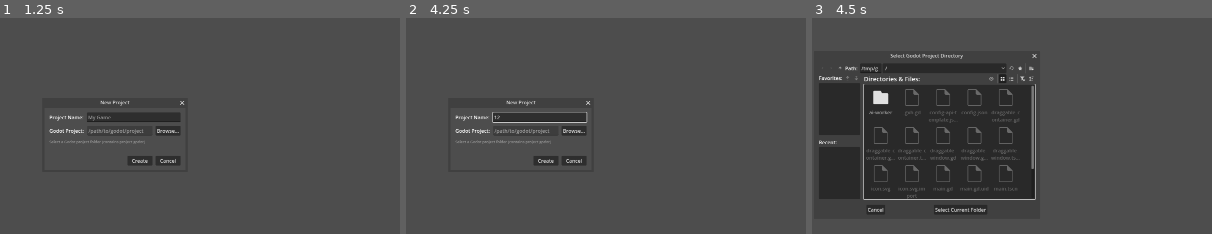
Above: before the commit, frames 1-3 (left to right).
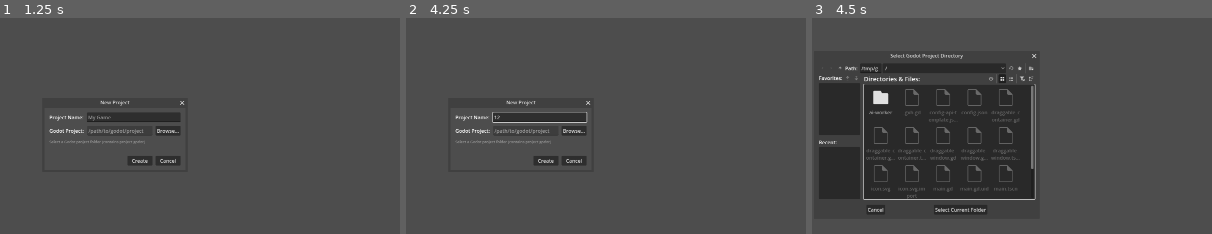
Above: after the commit, the same moments.

Repository: Zycroft/GameGen
Game: Godot game, scene res://main.tscn
Same seed, same stepped clock (60 frames per second), same inputs: the game is played once before the commit and once after it.
Inputs (mouse positions are % of the whole screen's width and height, from its top left):
- Up to frame 1 (1.25 s): click "New" at 0.5 s
- Up to frame 2 (4.25 s): click (52, 46) at 1.27 s; type "12" at 1.35 s; click "New" at 2 s; click "−" at 2.75 s; click "Project" at 3.5 s
- Up to frame 3 (4.5 s): click "Browse..." at 4.25 s
The pictures show only the part of the screen within x 36-86%, y 23-73%; the shares and areas given below are measured in that part.

Frames 1-2 are identical in both runs. In frame 3, 0.4% of the frame differs, in the area x 44-57%, y 16-85%.

Commit message:
Increase GameGen window width by 10%
Changed viewport_width from 2746 to 3021 pixels for more horizontal space.

🤖 Generated with [Claude Code](https://claude.com/claude-code)

Co-Authored-By: Claude Opus 4.5 <noreply@anthropic.com>

Diff:
--- a/project.godot
+++ b/project.godot
@@ -17,7 +17,7 @@
 
 [display]
 
-window/size/viewport_width=2746
+window/size/viewport_width=3021
 window/size/viewport_height=1404
 window/size/initial_position_type=3
 window/size/initial_screen=2
